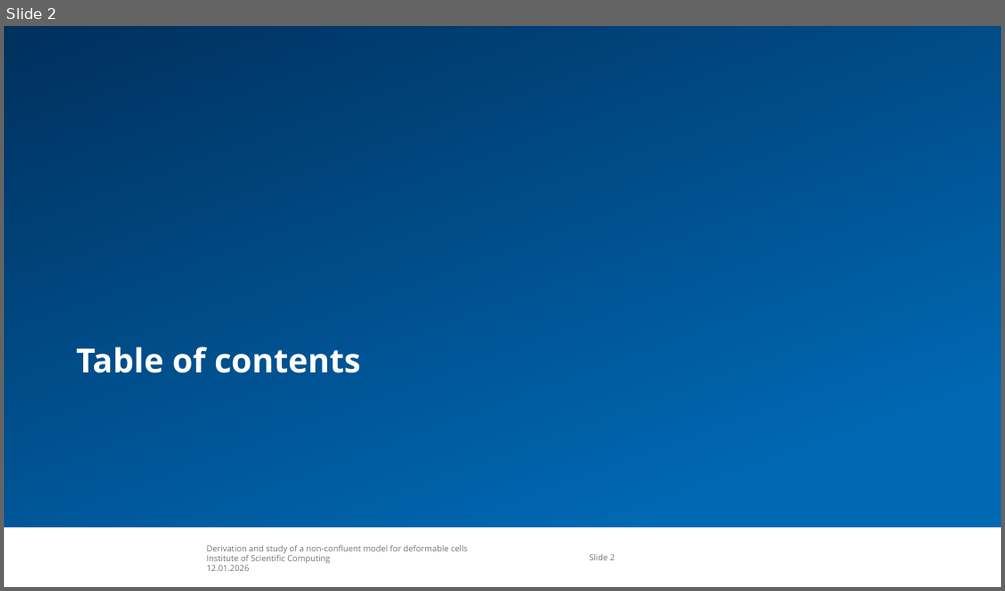
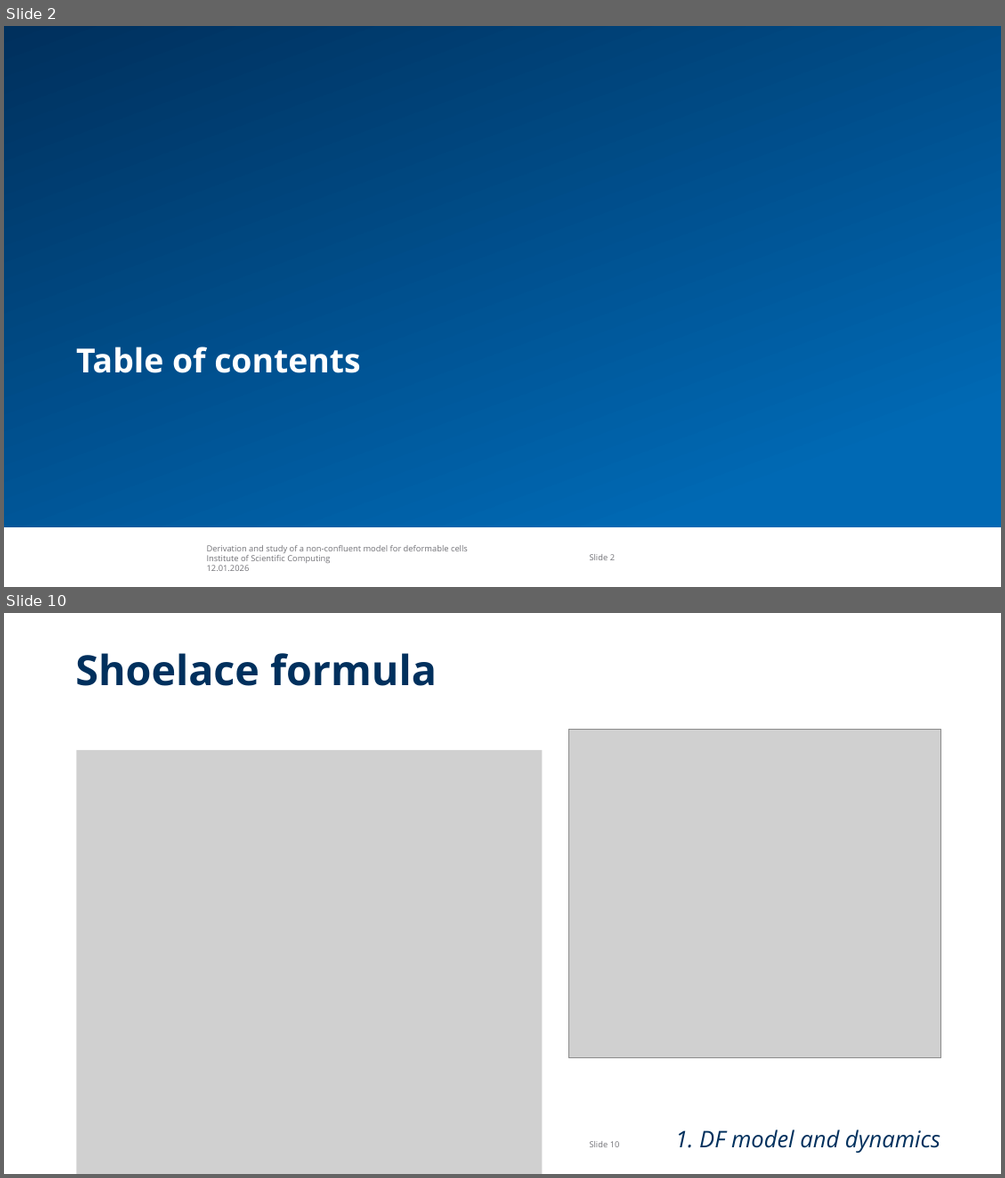
Before and after one commit to tivo476c/FlexibleCellModel, a slide deck: verteidigung.pptx. Shown one above the other, each under a label of ours: slide 2 before the commit, slides 2 and 10 after it; the slides between them are not shown. The pictures are 1005x591 and 1005x1178 pixels, drawn with LibreOffice and Linux fonts; fonts in the diff are those of the drawing; grey boxes stand for pictures; background and template pictures are left out. Boxes give left, top, right and bottom in pixels: in the first picture for what was removed or moved away, otherwise in the second. Text is boxed around its words. In the diff, an @@ line names an element or a change of style, - is before the commit and + after.

```diff
--- a/verteidigung.pptx
+++ b/verteidigung.pptx
@@ slide 10 added at box(4, 613, 1001, 1174), background #FFFFFF; not listed: 2 template elements that a slide beside it also shows @@
@@ text added at box(75, 653, 437, 686), 40 pt, text #00305D, bold @@
+Shoelace formula
@@ picture added at box(568, 729, 941, 1057) @@
@@ picture added at box(77, 750, 542, 1174) @@
@@ title added at box(675, 1129, 940, 1152), 22 pt, text #00305D, italic @@
+1. DF model and dynamics
```
Also in this commit, not shown: 19 other slides added, 1 slide removed, 3 other files.
